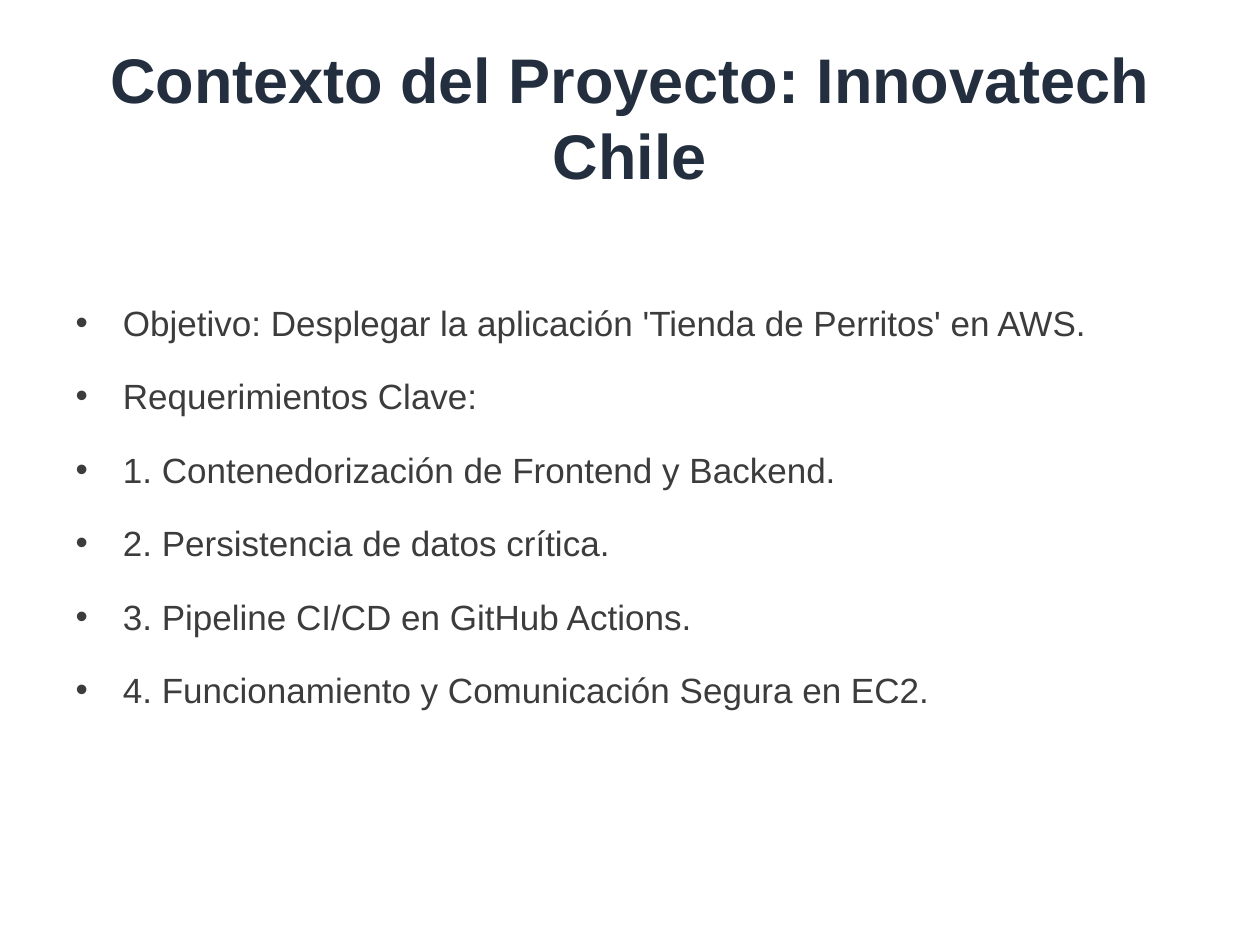
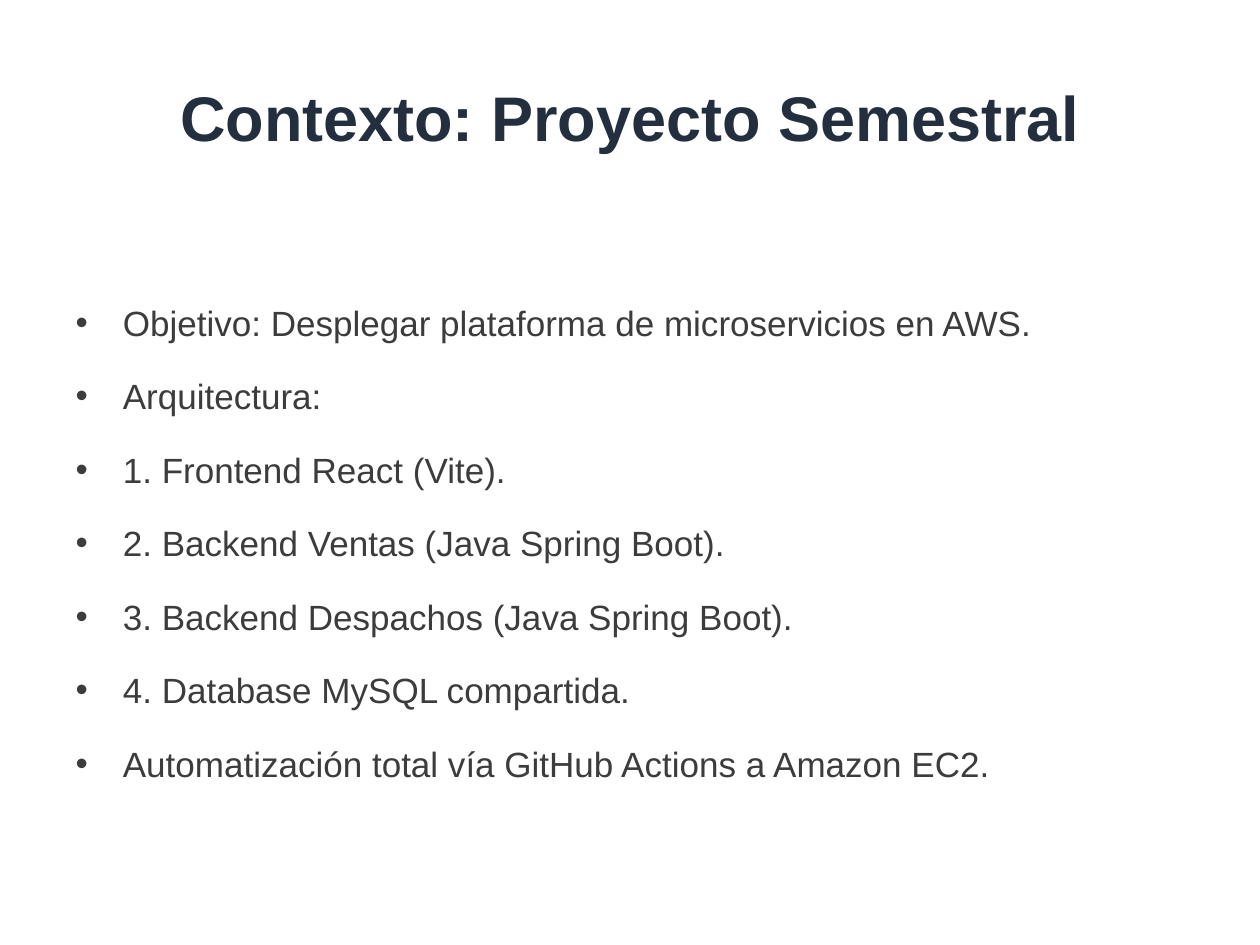
Before and after one commit to jeffplop/test_aws_grav, a slide deck: slide 2 of Entrega-Final-EP2/Presentacion-Semestral-EP2.pptx. Drawn at 1260x945 pixels with LibreOffice and Linux fonts; fonts in the diff are those of the drawing. Boxes give left, top, right and bottom in pixels: in the first picture for what was removed or moved away, otherwise in the second. Text is boxed around its words. In the diff, an @@ line names an element or a change of style, - is before the commit and + after.

Commit message:
docs: actualizar presentacion, informe y capturas a arquitectura microservicios

```diff
--- a/Entrega-Final-EP2/Presentacion-Semestral-EP2.pptx
+++ b/Entrega-Final-EP2/Presentacion-Semestral-EP2.pptx
@@ title at <box>180,95,1079,153</box>: text changed @@
-Contexto del Proyecto: Innovatech Chile
+Contexto: Proyecto Semestral
@@ text at <box>123,310,1030,778</box>: text changed @@
-• Objetivo: Desplegar la aplicación 'Tienda de Perritos' en AWS.
-• Requerimientos Clave:
-• 1. Contenedorización de Frontend y Backend.
-• 2. Persistencia de datos crítica.
-• 3. Pipeline CI/CD en GitHub Actions.
-• 4. Funcionamiento y Comunicación Segura en EC2.
+• Objetivo: Desplegar plataforma de microservicios en AWS.
+• Arquitectura:
+• 1. Frontend React (Vite).
+• 2. Backend Ventas (Java Spring Boot).
+• 3. Backend Despachos (Java Spring Boot).
+• 4. Database MySQL compartida.
+• Automatización total vía GitHub Actions a Amazon EC2.
```
Also in this commit, not shown: 8 other slides changed, 1 slide added, 1 slide removed, 11 other files.
